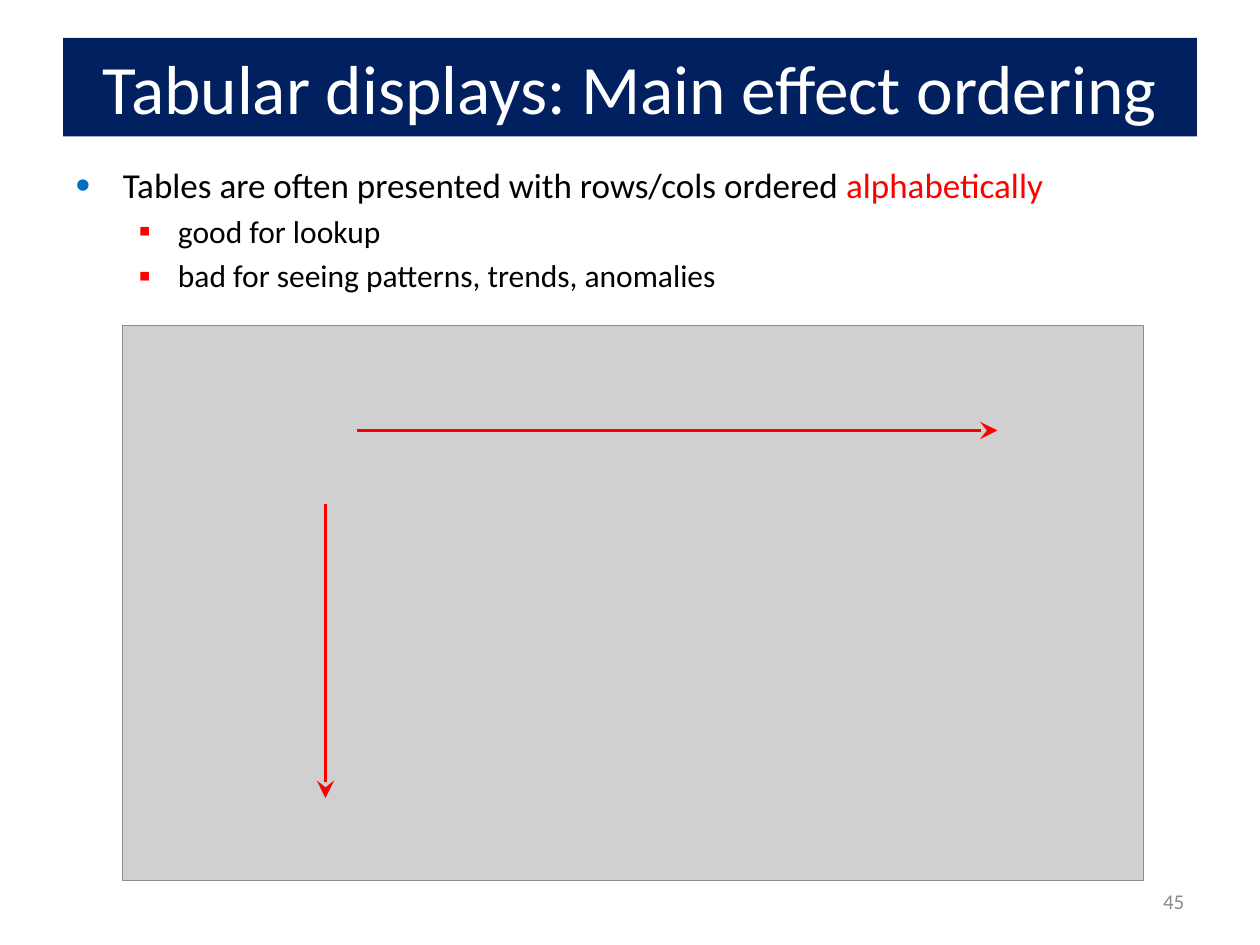
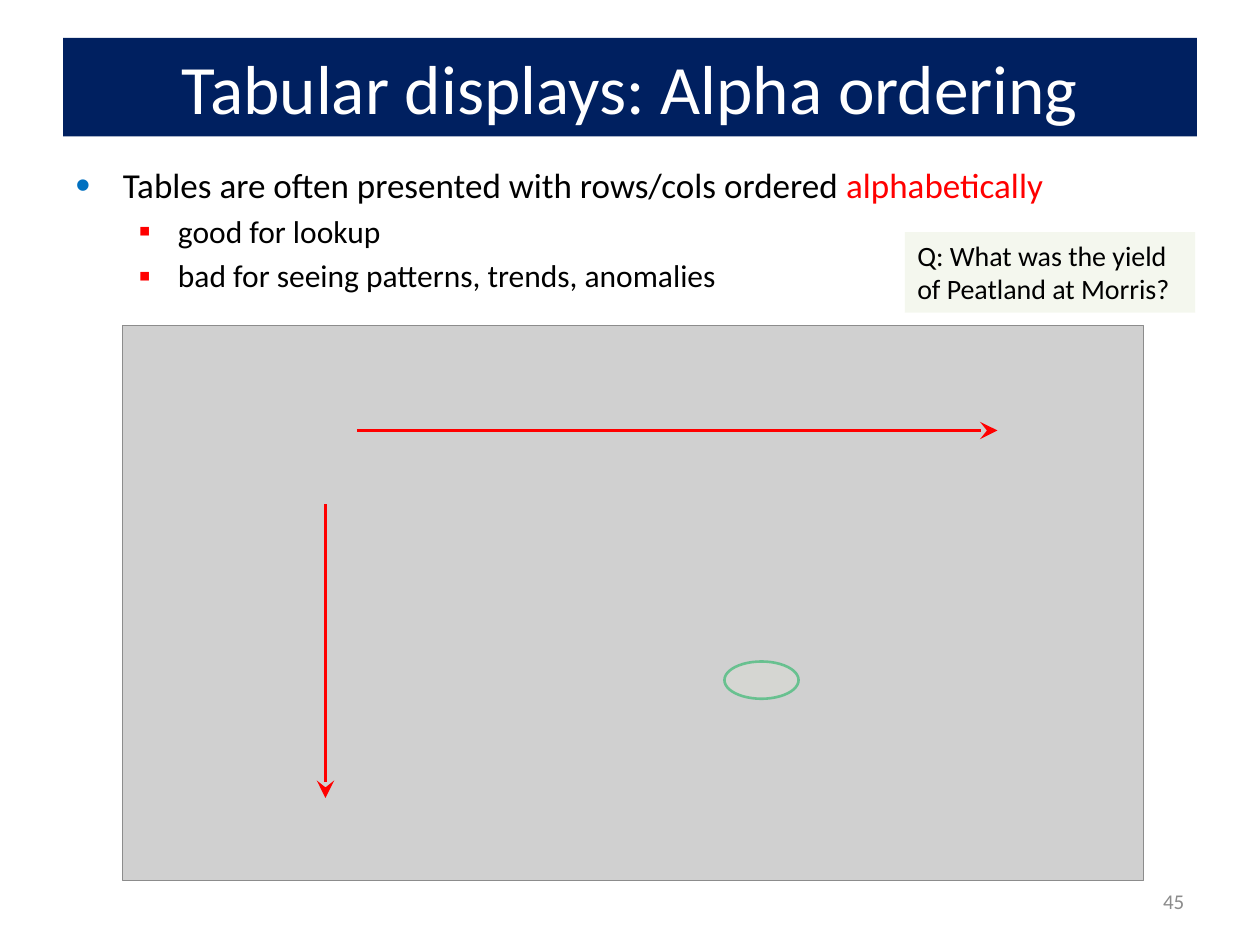
Before and after one commit to friendly/psy6136, a slide deck: slide 45 of docs/lectures/01-Overview.pptx. Drawn at 1260x945 pixels with LibreOffice and Linux fonts; fonts in the diff are those of the drawing; grey boxes stand for pictures. Boxes give left, top, right and bottom in pixels: in the first picture for what was removed or moved away, otherwise in the second. Text is boxed around its words. In the diff, an @@ line names an element or a change of style, - is before the commit and + after.

```diff
--- a/docs/lectures/01-Overview.pptx
+++ b/docs/lectures/01-Overview.pptx
@@ title at (182,66,1078,126): text changed @@
-Tabular displays: Main effect ordering
+Tabular displays: Alpha ordering
@@ rectangle added at (905,232,1194,312), fill #EBF1DE at 50% opacity, 16 pt, text #000000 @@
+Q: What was the yield of Peatland at Morris?
@@ ellipse added at (724,662,799,699), fill #EBF1DE at 20% opacity, outline #00B050 1.5 pt @@
```
Also in this commit, not shown: 22 other slides changed, 2 slides added, 16 other files.
